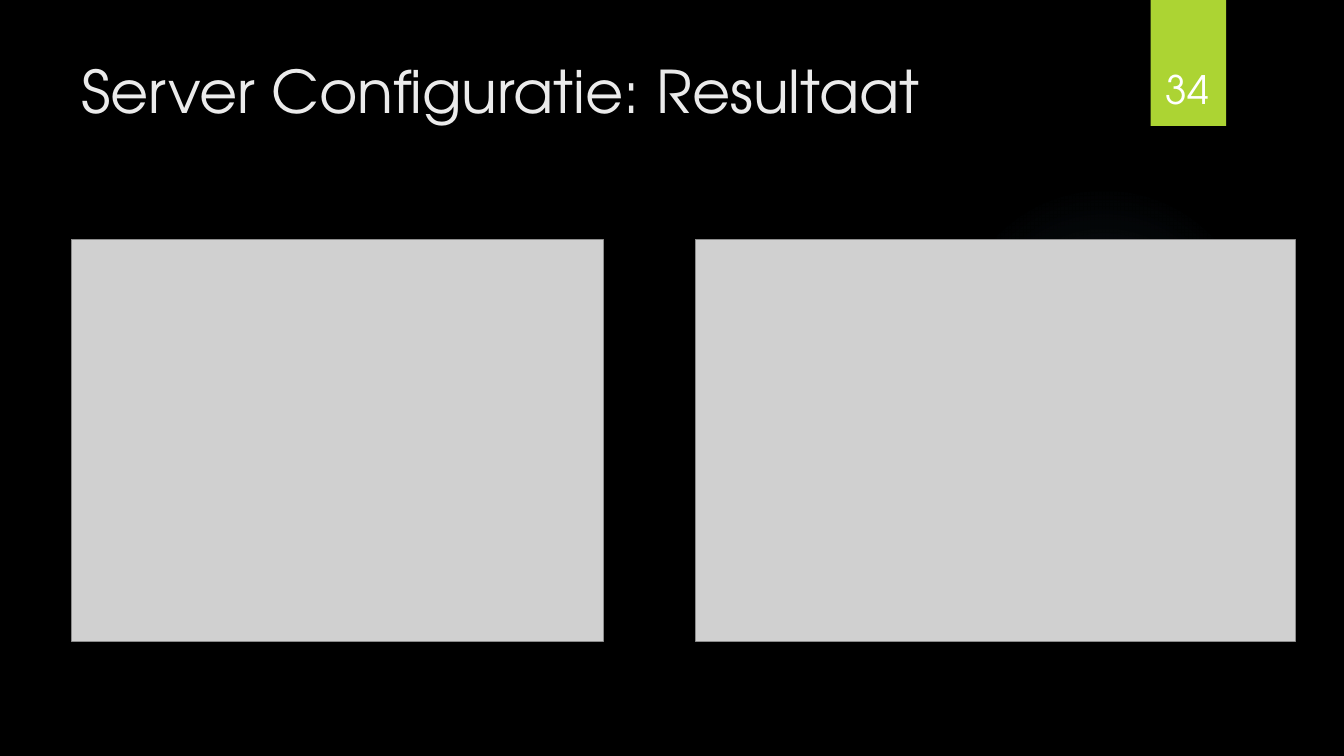
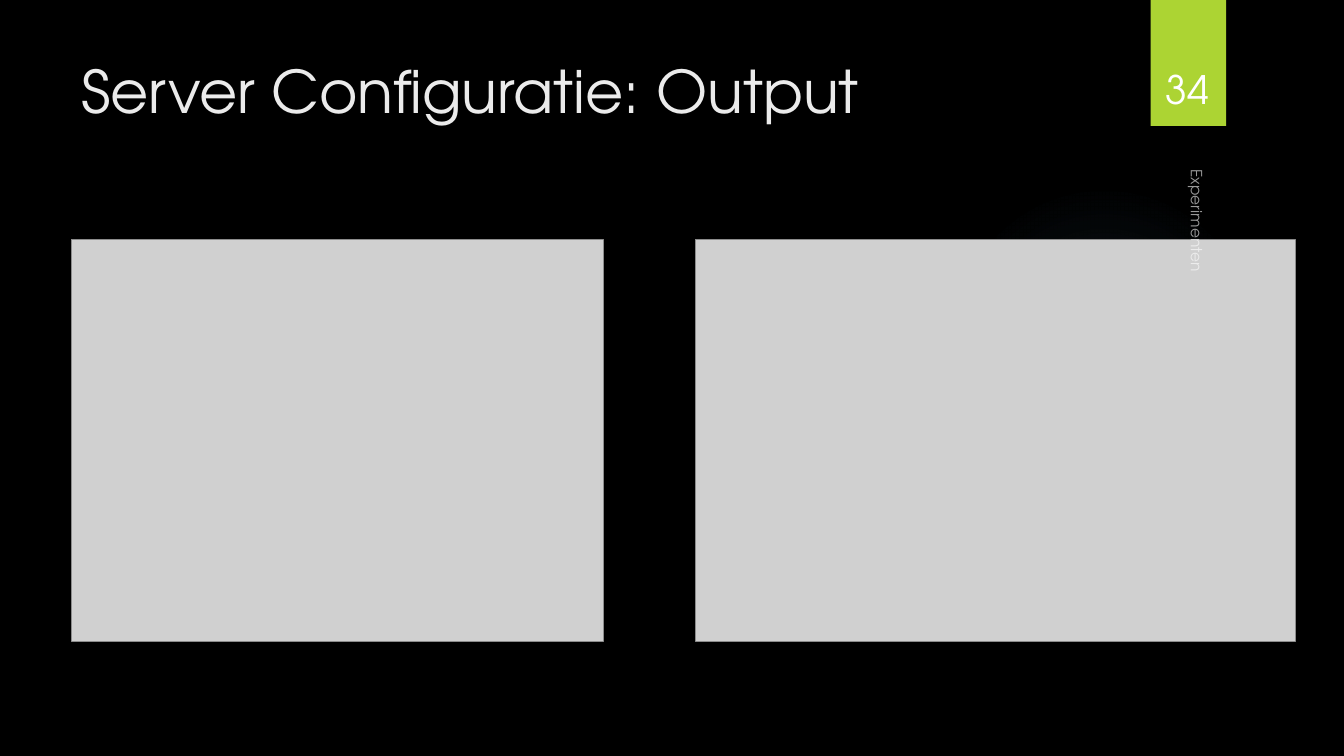
Before and after one commit to MaartenDeS/bachelorproef, a slide deck: slide 34 of presentatie/presentatie.pptx. Drawn at 1344x756 pixels with LibreOffice and Linux fonts; fonts in the diff are those of the drawing; grey boxes stand for pictures; background and template pictures are left out. Boxes give left, top, right and bottom in pixels: in the first picture for what was removed or moved away, otherwise in the second. Text is boxed around its words. In the diff, an @@ line names an element or a change of style, - is before the commit and + after.

```diff
--- a/presentatie/presentatie.pptx
+++ b/presentatie/presentatie.pptx
@@ title at [81, 68, 859, 126]: text changed @@
-Server Configuratie: Resultaat
+Server Configuratie: Output
@@ text added at [1183, 180, 1209, 269], 11 pt, text #FFFFFF at 60% opacity @@
+Experimenten
```
Also in this commit, not shown: 25 other slides changed, 12 slides added, 1 slide removed.
